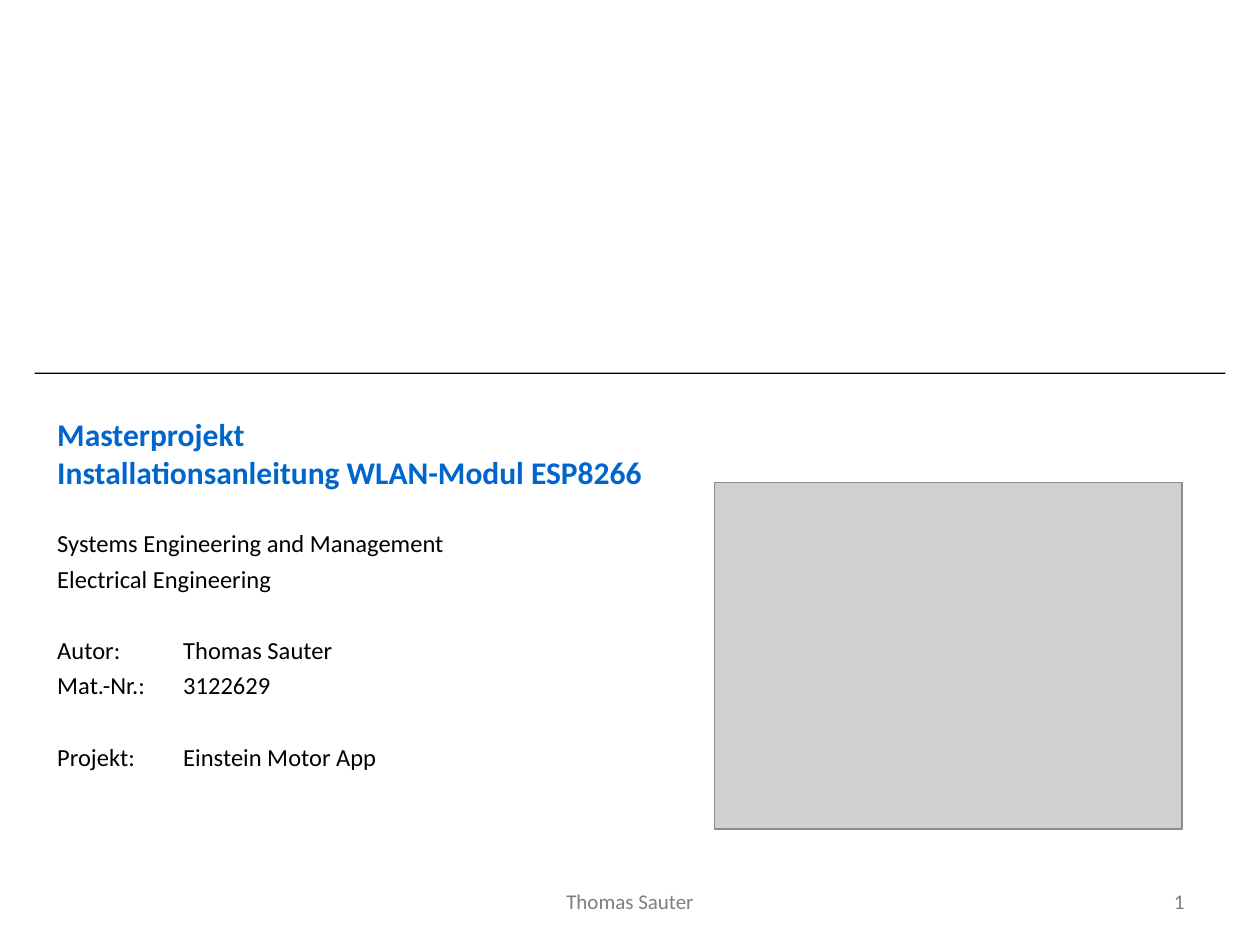
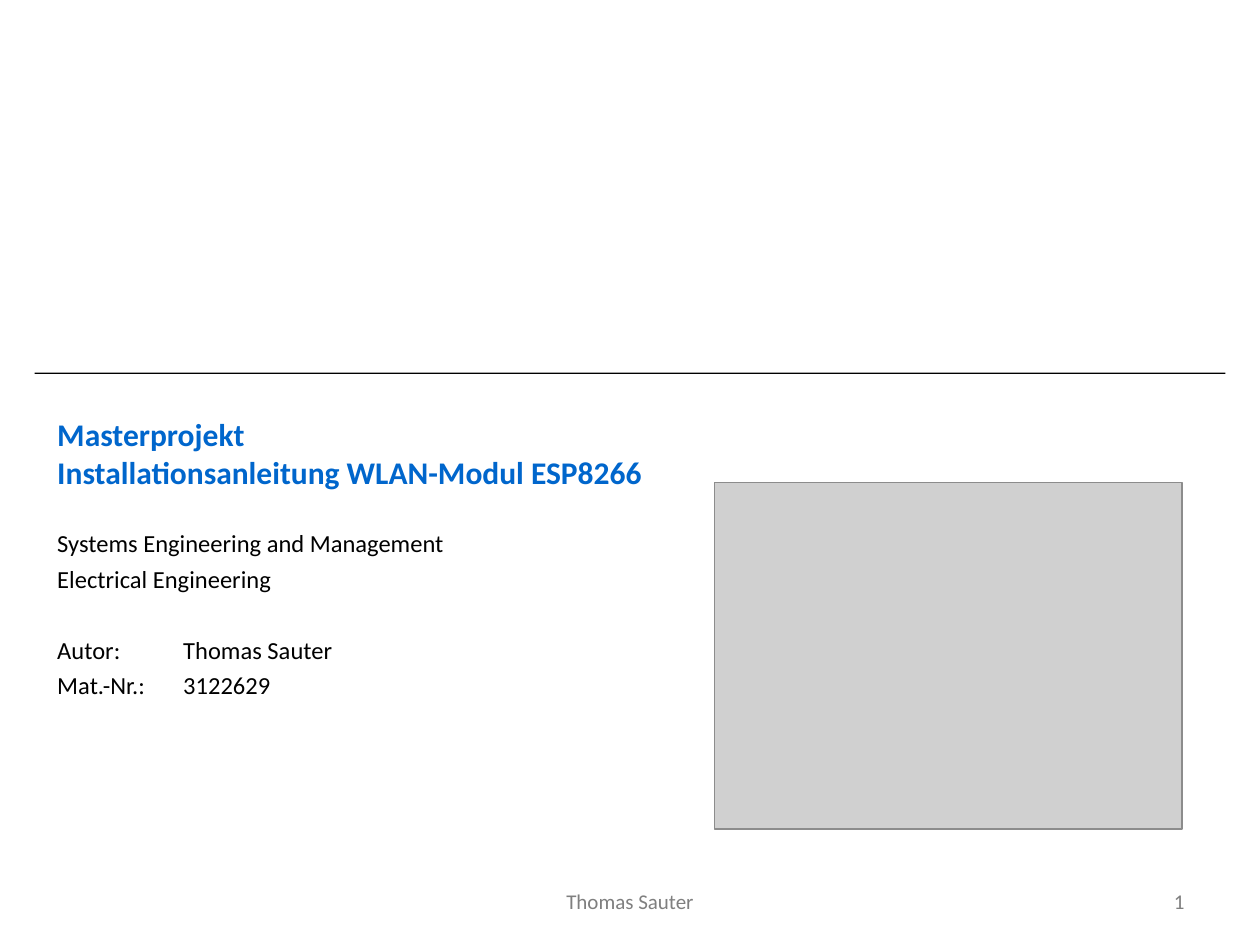
Before and after one commit to ThSauter/repo, a slide deck: slide 1 of Documentation/Installationsanleitung_ESP8266/Installationsanleitung_ESP8266.ppt. Drawn at 1260x945 pixels with LibreOffice and Linux fonts; fonts in the diff are those of the drawing; grey boxes stand for pictures; background and template pictures are left out. Boxes give left, top, right and bottom in pixels: in the first picture for what was removed or moved away, otherwise in the second. Text is boxed around its words. In the diff, an @@ line names an element or a change of style, - is before the commit and + after.

```diff
--- a/Documentation/Installationsanleitung_ESP8266/Installationsanleitung_ESP8266.ppt
+++ b/Documentation/Installationsanleitung_ESP8266/Installationsanleitung_ESP8266.ppt
@@ subtitle at box(57, 749, 376, 771): paragraph removed @@
-Projekt: Einstein Motor App
```
Also in this commit, not shown: 52 other files.
